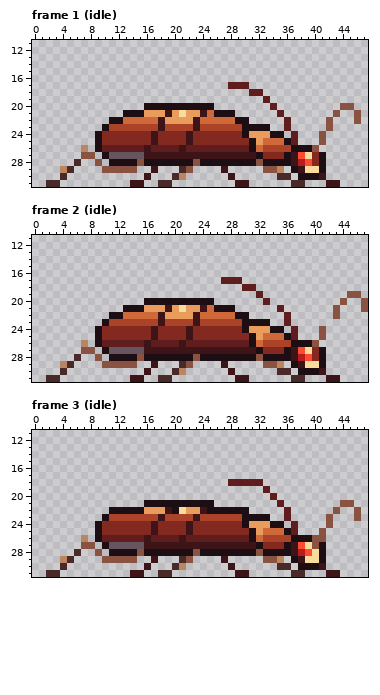
Pixel-art file -- assets/source/characters/scatterer/scat-01.ase. That is the earlier state.
48x32 pixels, 16 frames. Shown: frame 1 (idle): x 0..47, y 11..31; frame 2 (idle): x 0..47, y 11..31; frame 3 (idle): x 0..47, y 11..31. The commit also changed other frames, which this record leaves out.
Now the later version:
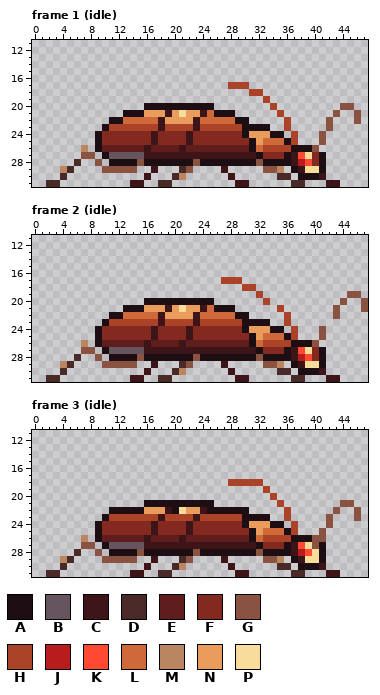
Palette (. is transparent): A #1c0e12  B #66545e  C #3d1519  D #4a2a28  E #5f1d1d  F #84291f  G #8a5240  H #ab4329  J #b81c1c  K #ff4a32  L #d0693a  M #b98660  N #ea9c5c  P #f7dc9c
Commit: art(scat-01): review fix round E1-E5, freeze keys 3, 8, 10, 12, 15
Changes in this commit:
--- frame 1 (idle)
@@ x 26..39 @@
 16 ..............
-17 ..EEE.........
-18 .....EE.......
-19 .......E......
-20 ........E.....
-21 AAA......E....
-22 LLLAA.....E...
-23 HHHHAAAA..E...
-24 FFFFANNNAA.E..
-25 FFFFFANLLLAE..
+17 ..HHH.........
+18 .....HH.......
+19 .......H......
+20 ........H.....
+21 AAA......H....
+22 LLLAA.....H...
+23 HHHHAAAA..H...
+24 FFFFANNNAA.H..
+25 FFFFFANLLLAH..
 26 EEEEEALHHHHAAA
--- frame 2 (idle)
@@ x 25..39 @@
 16 ...............
-17 ..EEE..........
-18 .....EE........
-19 .......E.......
-20 A.......E......
-21 LAAA......E....
-22 LLLLAA.....E...
-23 HHHHHAAAA..E...
-24 FFFFFANNNAA.E..
-25 FFFFFFANLLLAE..
+17 ..HHH..........
+18 .....HH........
+19 .......H.......
+20 A.......H......
+21 LAAA......H....
+22 LLLLAA.....H...
+23 HHHHHAAAA..H...
+24 FFFFFANNNAA.H..
+25 FFFFFFANLLLAH..
 26 EEEEEEALHHHHAAA
--- frame 3 (idle)
@@ x 26..39 @@
 17 ..............
-18 ..EEEEE.......
-19 .......E......
-20 ........E.....
-21 .........E....
-22 AAAAA.....E...
-23 HHHHAAAA..E...
-24 FFFFANNNAA.E..
-25 FFFFFANLLLAE..
+18 ..HHHHH.......
+19 .......H......
+20 ........H.....
+21 .........H....
+22 AAAAA.....H...
+23 HHHHAAAA..H...
+24 FFFFANNNAA.H..
+25 FFFFFANLLLAH..
 26 EEEEEALHHHHAAA
Changed places in both pictures, as pixel boxes (x1, y1, x2, y2):
changed: (228, 82, 298, 145)
changed: (221, 277, 298, 340)
changed: (228, 479, 298, 535)
